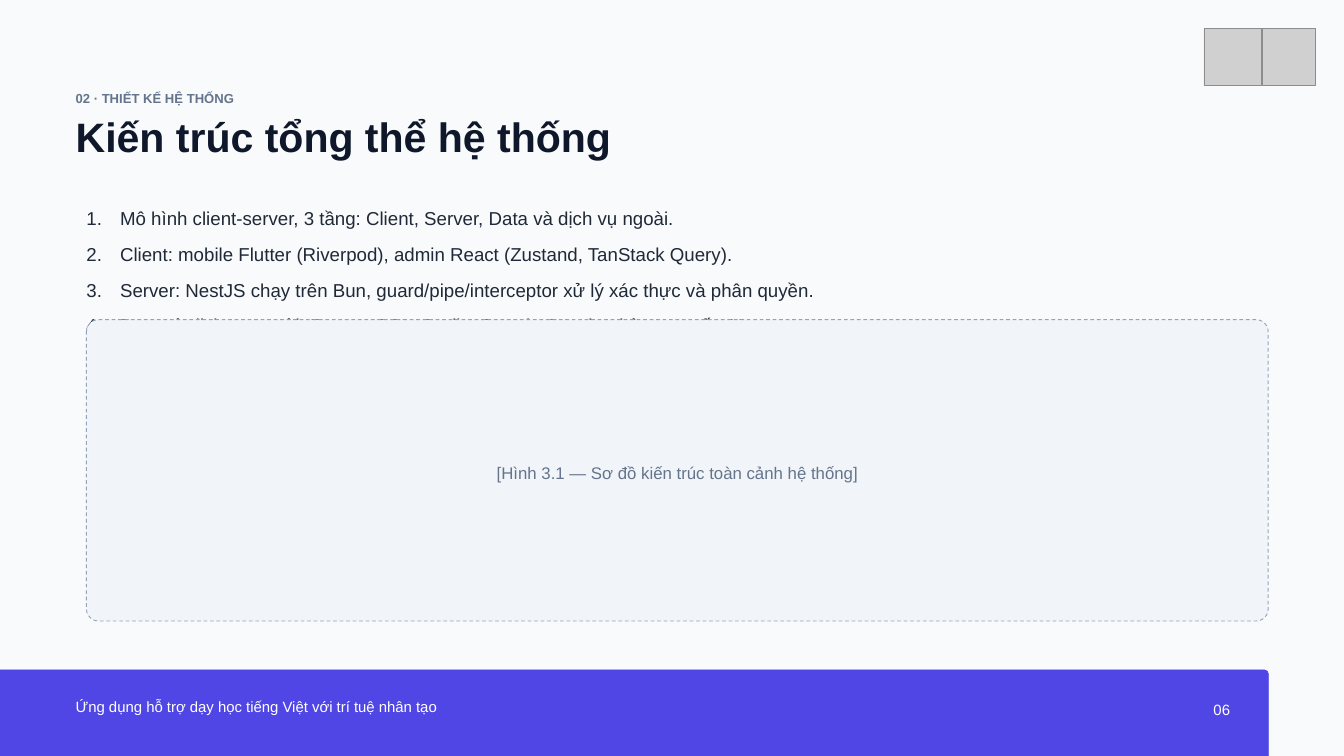
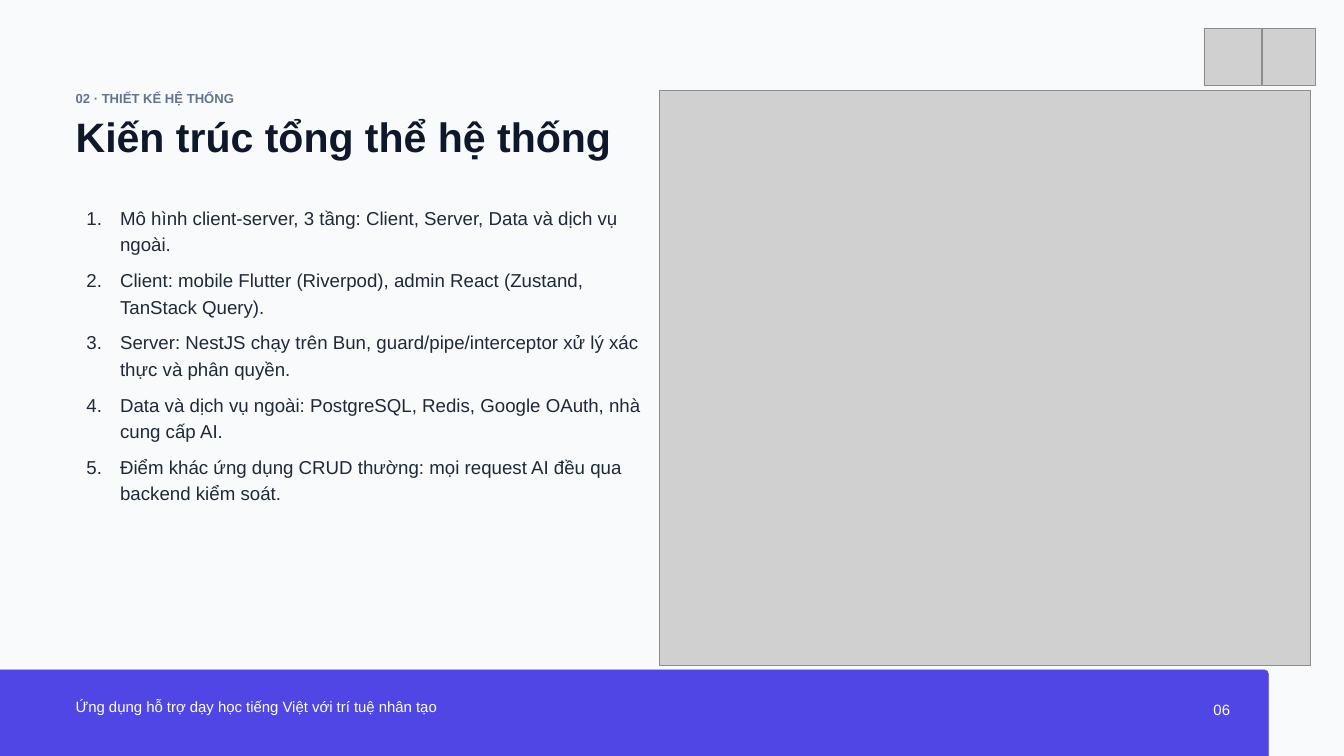
Before and after one commit to PhuVinhAI/LinVNix, a slide deck: slide 6 of BaoCao/kl-da22ttc-nguyenhuynhphuvinh-110122203-linvnix.pptx. Drawn at 1344x756 pixels with LibreOffice and Linux fonts; fonts in the diff are those of the drawing; grey boxes stand for pictures. Boxes give left, top, right and bottom in pixels: in the first picture for what was removed or moved away, otherwise in the second. Text is boxed around its words. In the diff, an @@ line names an element or a change of style, - is before the commit and + after.

```diff
--- a/BaoCao/kl-da22ttc-nguyenhuynhphuvinh-110122203-linvnix.pptx
+++ b/BaoCao/kl-da22ttc-nguyenhuynhphuvinh-110122203-linvnix.pptx
@@ picture added at bbox=[660, 91, 1310, 666] @@
@@ text "Mô hình client-server, 3 tầng: ..." rewrapped from bbox=[120, 211, 814, 320] to bbox=[120, 211, 640, 500] @@
@@ rounded rectangle removed at bbox=[87, 320, 1269, 621] @@
-[Hình 3.1 — Sơ đồ kiến trúc toàn cảnh hệ thống]
```
Also in this commit, not shown: 2 other slides changed.
